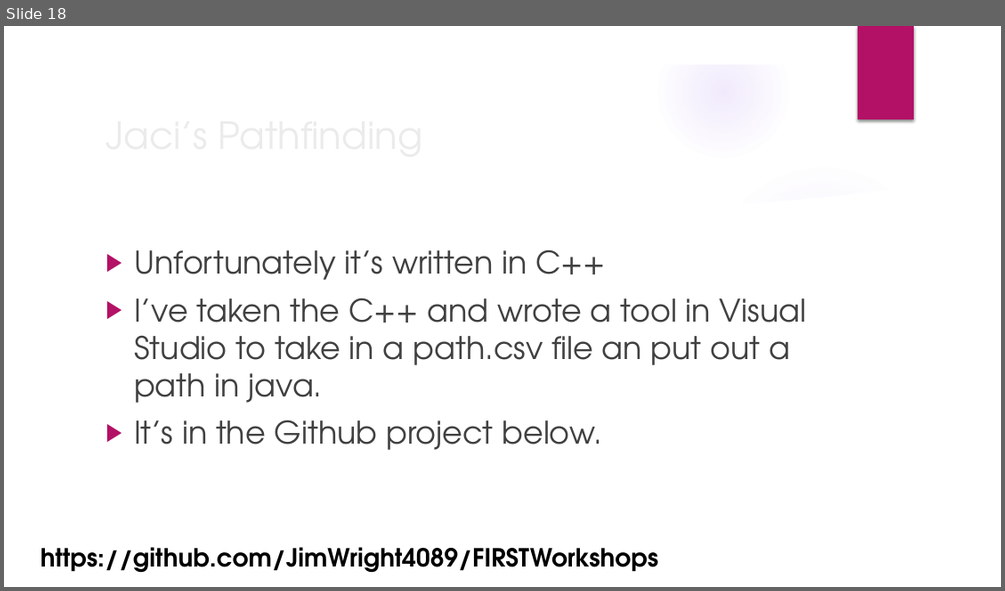
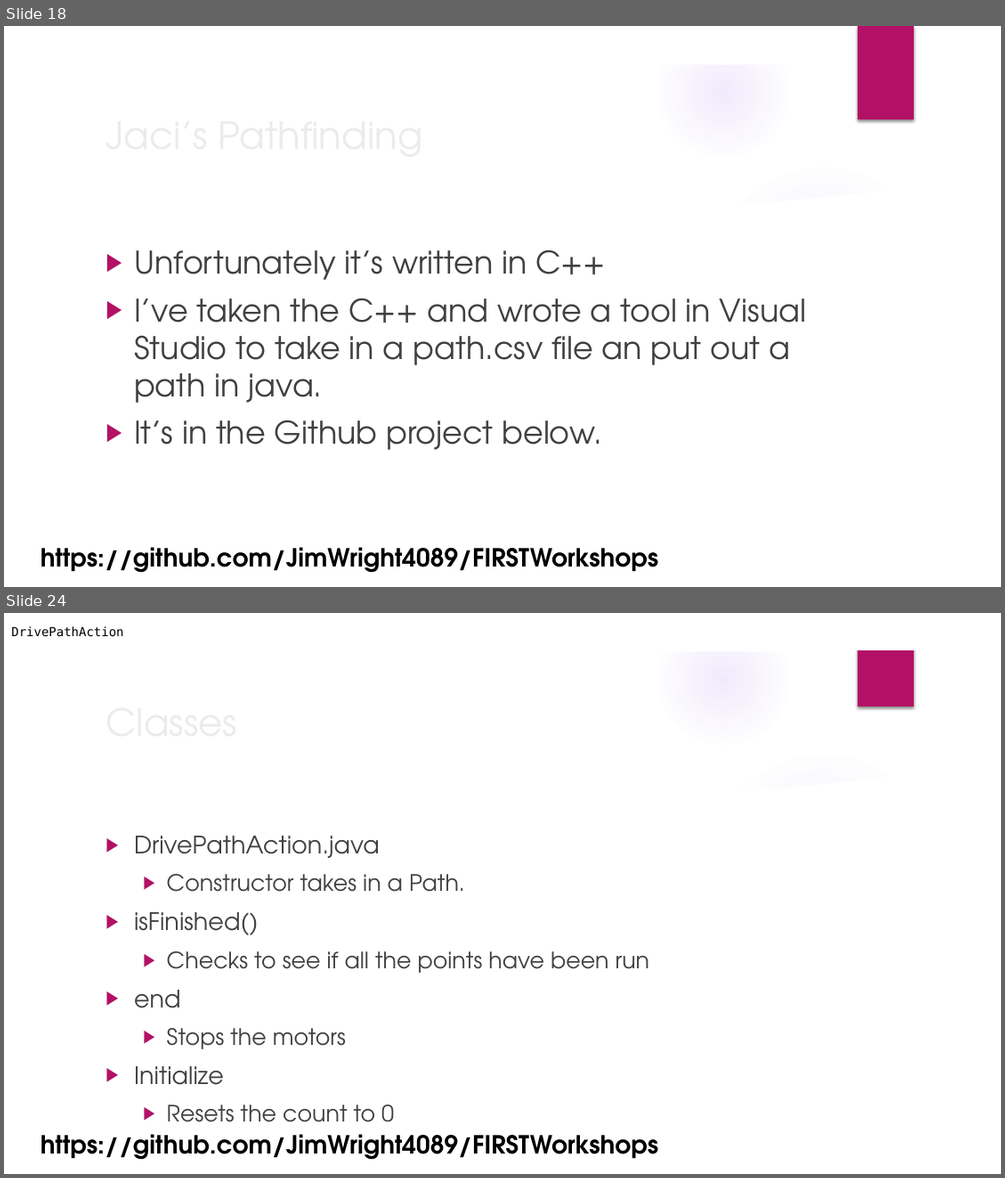
Before and after one commit to JimWright4089/FIRSTWorkshops, a slide deck: FTC/2018/Advanced FTC Code.pptx. Shown one above the other, each under a label of ours: slide 18 before the commit, slides 18 and 24 after it; the slides between them are not shown. The pictures are 1005x591 and 1005x1178 pixels, drawn with LibreOffice and Linux fonts; fonts in the diff are those of the drawing; background and template pictures are left out. Boxes give left, top, right and bottom in pixels: in the first picture for what was removed or moved away, otherwise in the second. Text is boxed around its words. In the diff, an @@ line names an element or a change of style, - is before the commit and + after.

```diff
--- a/FTC/2018/Advanced FTC Code.pptx
+++ b/FTC/2018/Advanced FTC Code.pptx
@@ slide 24 added at [4, 613, 1001, 1174], background picture (left out); not listed: 9 template elements that a slide beside it also shows @@
@@ text added at [11, 626, 123, 637], 12 pt, text #000000 @@
+DrivePathAction
@@ title added at [98, 692, 815, 750], 36 pt, text #EBEBEB @@
+Classes
@@ text added at [134, 835, 649, 1122], 21.7 pt, text #404040 @@
+▶ DrivePathAction.java
+  ▶ Constructor takes in a Path.
+▶ isFinished()
+  ▶ Checks to see if all the points have been run
+▶ end
+  ▶ Stops the motors
+▶ Initialize
+  ▶ Resets the count to 0
@@ text added at [40, 1134, 658, 1159], 24 pt, text #000000, bold @@
+https://github.com/JimWright4089/FIRSTWorkshops
```
Also in this commit, not shown: 2 slides changed, 7 other slides added.
